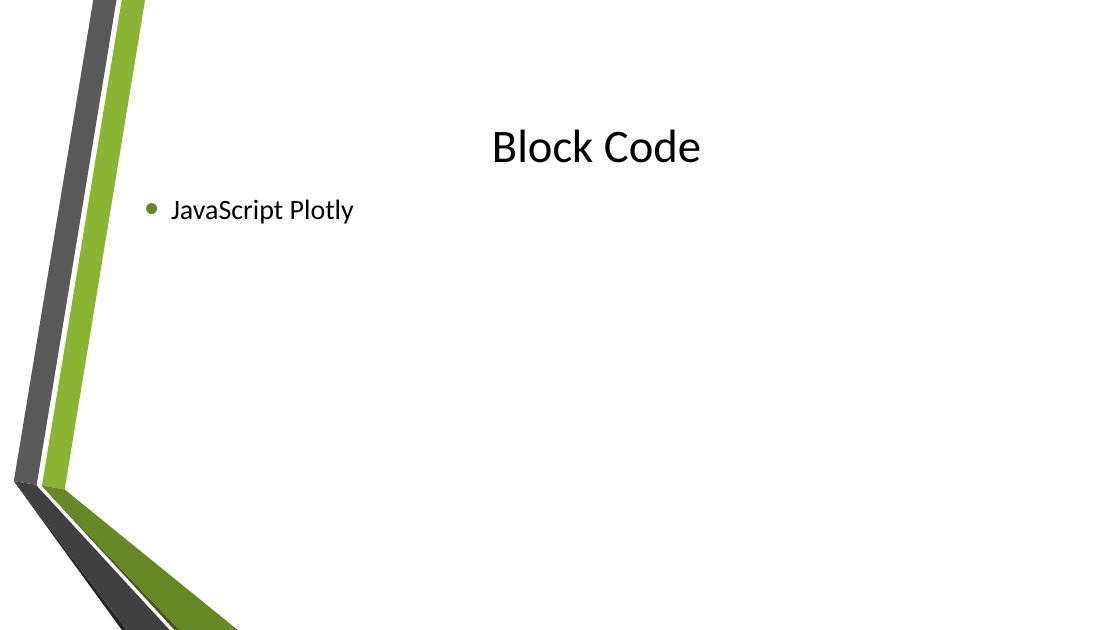
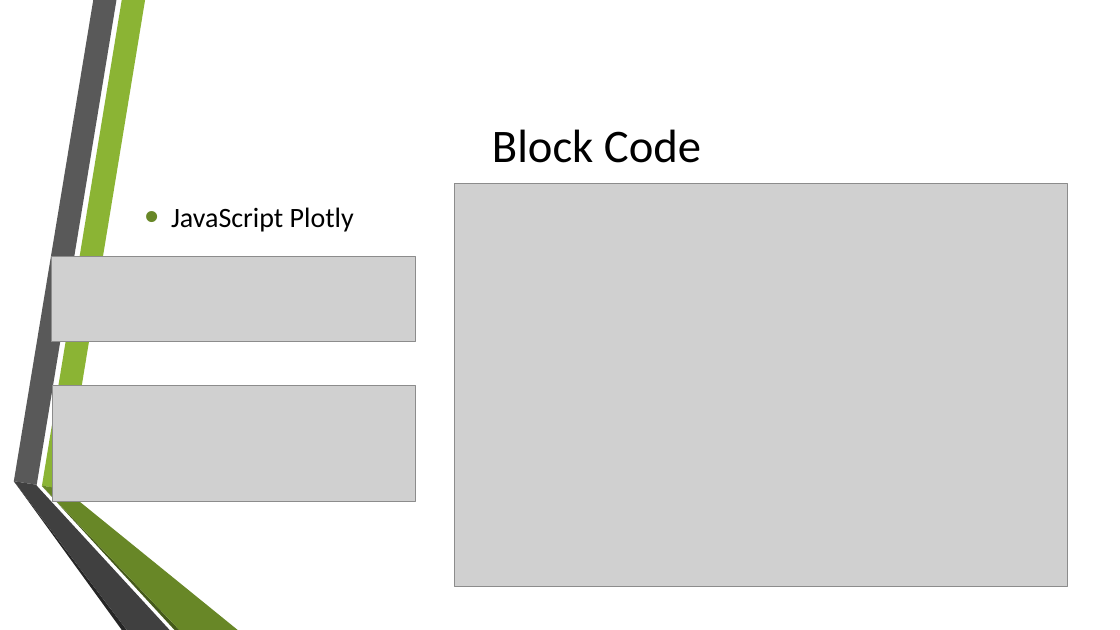
Before and after one commit to kylemyat/Final_Project, a slide deck: slide 9 of Final_Project_Slides.pptx. Drawn at 1120x630 pixels with LibreOffice and Linux fonts; fonts in the diff are those of the drawing; grey boxes stand for pictures; background and template pictures are left out. Boxes give left, top, right and bottom in pixels: in the first picture for what was removed or moved away, otherwise in the second. Text is boxed around its words. In the diff, an @@ line names an element or a change of style, - is before the commit and + after.

Commit message:
update ppt

```diff
--- a/Final_Project_Slides.pptx
+++ b/Final_Project_Slides.pptx
@@ text "JavaScript Plotly": place and size @@
-text "JavaScript Plotly" at box(171, 199, 354, 224)
+text "JavaScript Plotly" at box(171, 207, 354, 232)
@@ picture added at box(455, 184, 1068, 587) @@
@@ picture added at box(51, 256, 415, 342) @@
@@ picture added at box(53, 386, 416, 502) @@
```
Also in this commit, not shown: 1 slide added.
